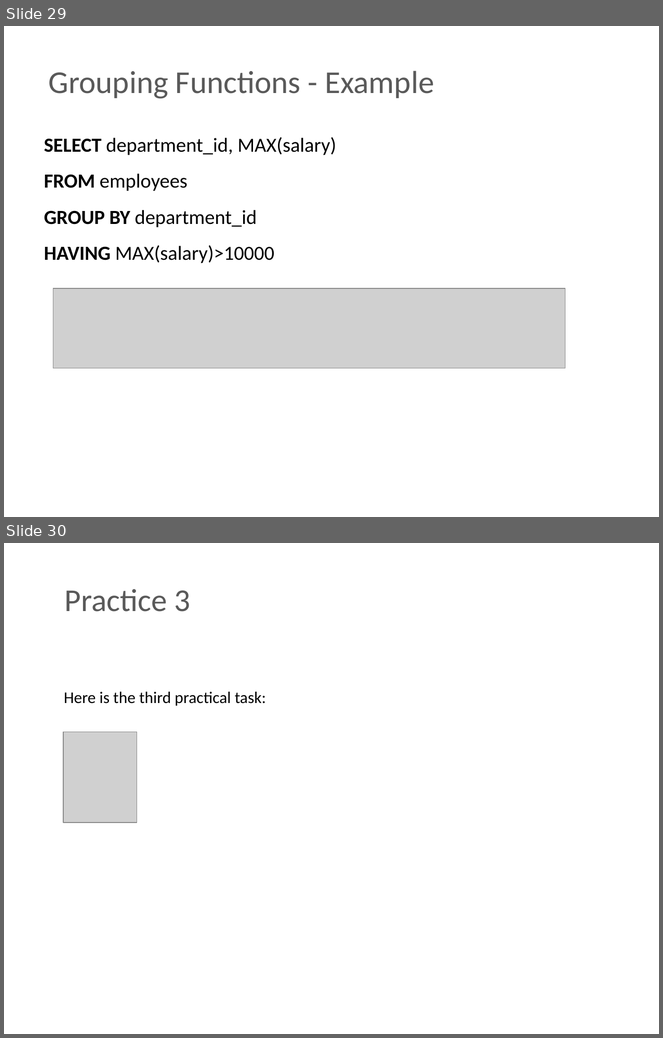
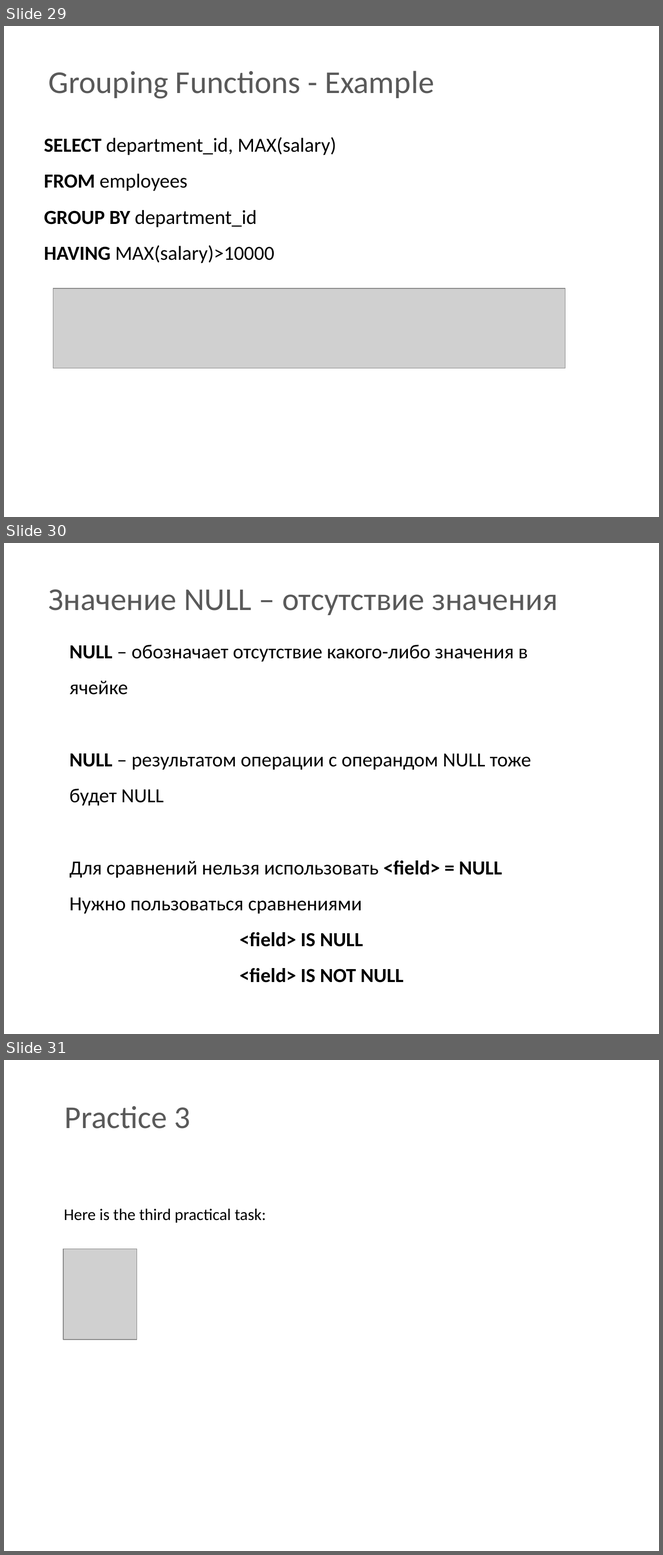
Before and after one commit to BigRacer/swtesting, a slide deck: 7.SQL Intro/SQL.pptx. Shown one above the other, each under a label of ours: slides 29 and 30 before the commit, slides 29, 30 and 31 after it. The pictures are 663x1038 and 663x1555 pixels, drawn with LibreOffice and Linux fonts; fonts in the diff are those of the drawing; grey boxes stand for pictures; background and template pictures are left out. Boxes give left, top, right and bottom in pixels: in the first picture for what was removed or moved away, otherwise in the second. Text is boxed around its words. In the diff, an @@ line names an element or a change of style, - is before the commit and + after.

```diff
--- a/7.SQL Intro/SQL.pptx
+++ b/7.SQL Intro/SQL.pptx
@@ slide 30 added at box(4, 543, 659, 1034), background picture (left out) @@
@@ text added at box(49, 589, 558, 615), 35 pt, text #595959 @@
+Значение NULL – отсутствие значения
@@ text added at box(70, 645, 531, 983), 22 pt, text #000000 @@
+NULL – обозначает отсутствие какого-либо значения в ячейке
+NULL – результатом операции с операндом NULL тоже будет NULL
+Для сравнений нельзя использовать <field> = NULL
+Нужно пользоваться сравнениями
+<field> IS NULL
+<field> IS NOT NULL
@@ what was slide 30 is now slide 31 @@
```
Also in this commit, not shown: 9 slides changed, 9 other files.
